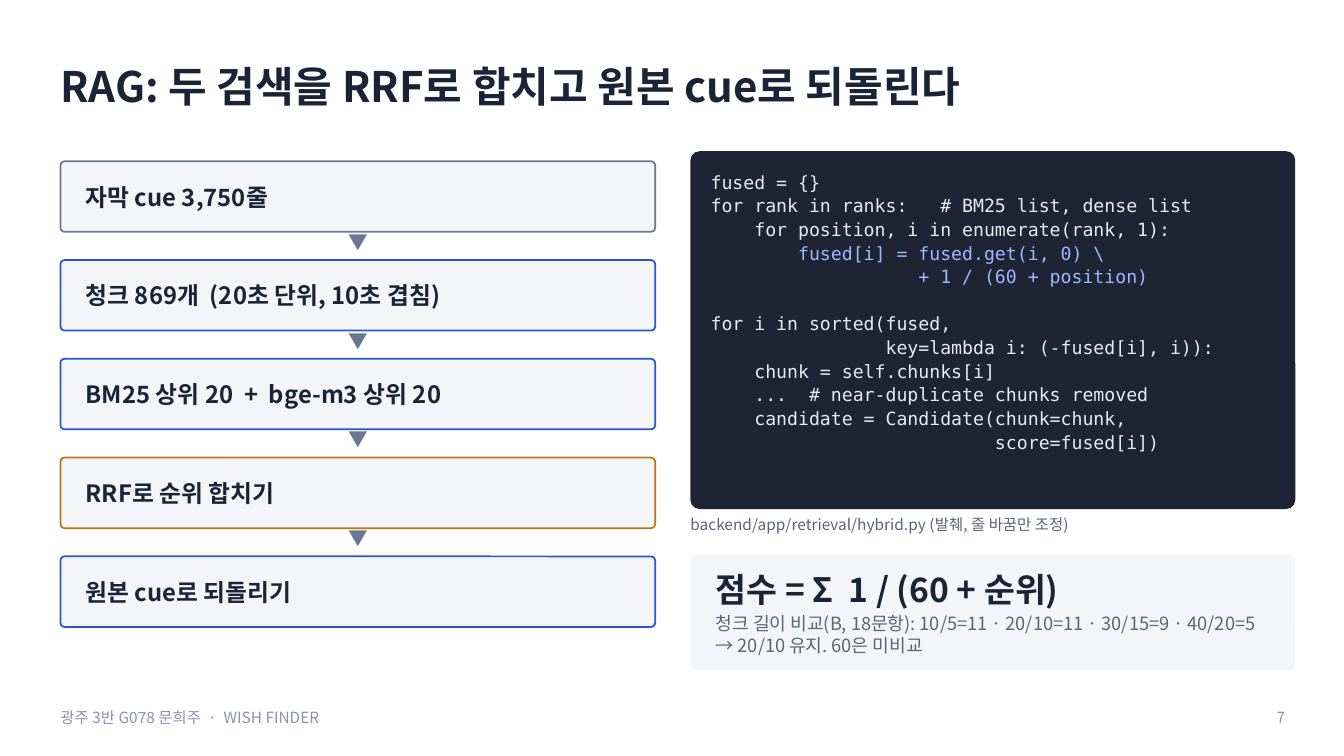
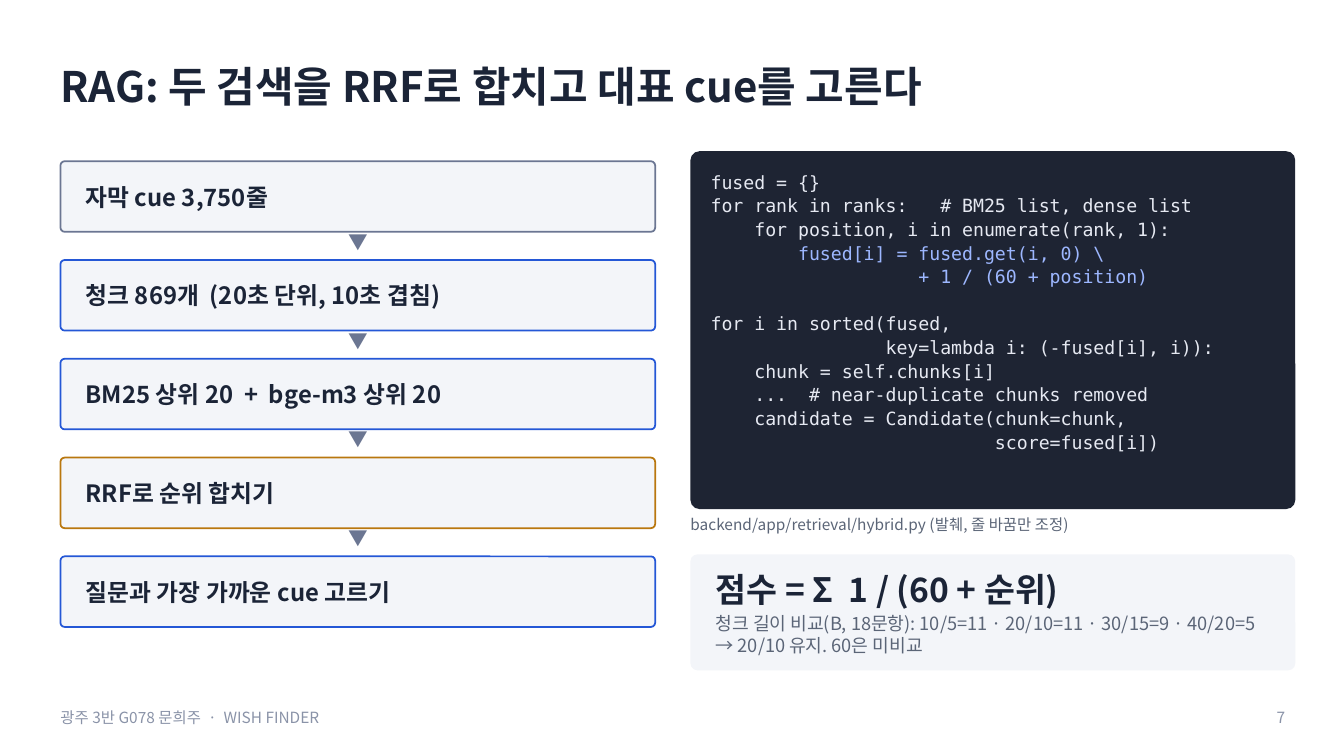
Before and after one commit to creepygrape/skala-AICapstone-mini-2, a slide deck: slide 7 of docs/exec/G078_문희주_발표.pptx. Drawn at 1344x756 pixels with LibreOffice and Linux fonts; fonts in the diff are those of the drawing. Boxes give left, top, right and bottom in pixels: in the first picture for what was removed or moved away, otherwise in the second. Text is boxed around its words. In the diff, an @@ line names an element or a change of style, - is before the commit and + after.

```diff
--- a/docs/exec/G078_문희주_발표.pptx
+++ b/docs/exec/G078_문희주_발표.pptx
@@ text at (60, 66, 922, 106): text changed @@
-RAG: 두 검색을 RRF로 합치고 원본 cue로 되돌린다
+RAG: 두 검색을 RRF로 합치고 대표 cue를 고른다
@@ text at (86, 581, 391, 603): text changed @@
-원본 cue로 되돌리기
+질문과 가장 가까운 cue 고르기
```
Also in this commit, not shown: 3 other files.
